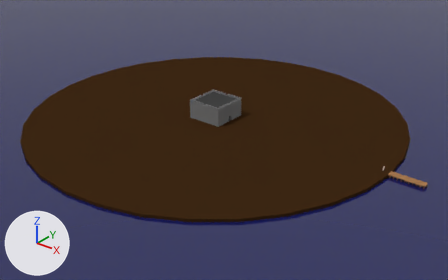
The Blender file assets/blends/level1.blend as it was, and as the next commit left it.
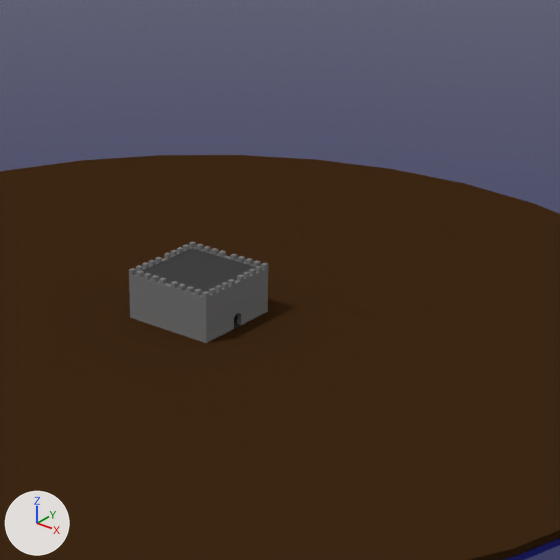
There are two pictures of each version: one whole from a 50 mm camera at (204.6, -248.4, 140.8) aimed at (10.3, -5.5, -9.8), one close up on the part from 32% to 78% of the width and 0% to 74% of the height. Lighting does not change. The marker at lower left points along +X, +Y and +Z. Objects named as collision shapes, trigger or cutter boxes, shadow casters or lower levels of detail are left out.

The first close-up shows 'Plane', 'island-col', 'room.straight-col'.
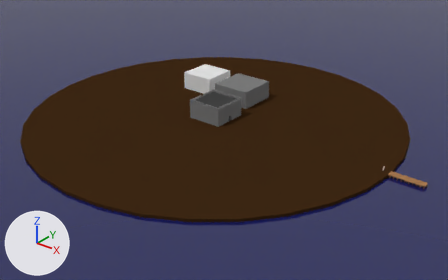
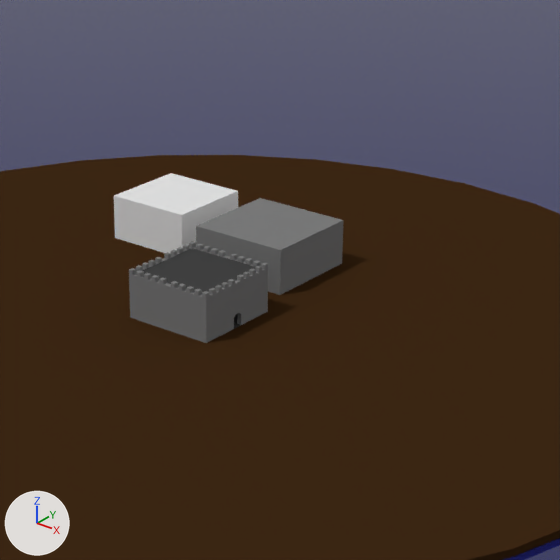
Diff of the bpy script that builds the scene:
```diff
--- a/assets/blends/level1.blend.py
+++ b/assets/blends/level1.blend.py
@@ ob_floor_col @@
 ob_floor_col = bpy.data.objects.new('floor-col', me_cube)
-ob_floor_col.location = (0.0, 0.0, -0.4)
+ob_floor_col.location = (-4.7, 30.5, -0.4)
 ob_floor_col.scale = (11.6, 11.6, 0.398)
@@ ob_floor_col @@
 _m = ob_floor_col.modifiers.new('Mirror', 'MIRROR')
 _m.use_clip = True
-ob_floor_col.hide_set(True)
@@ ob_room_col @@
 ob_room_col = bpy.data.objects.new('room-col', me_cube_001)
-ob_room_col.location = (0.0, 0.0, 0.0)
+ob_room_col.location = (-33.2, 32.3, 0.0)
 ob_room_col.scale = (10.2, 10.2, 10.2)
@@ ob_room_col @@
 _m = ob_room_col.modifiers.new('Mirror', 'MIRROR')
 _m.use_clip = True
-ob_room_col.hide_set(True)
```

Boxes [x1, y1, x2, y2] around the edits, measured in the close-ups (560 x 560 px):
'floor-col', shown
    after: [196, 198, 344, 295]
'room-col', shown
    after: [114, 173, 238, 253]
